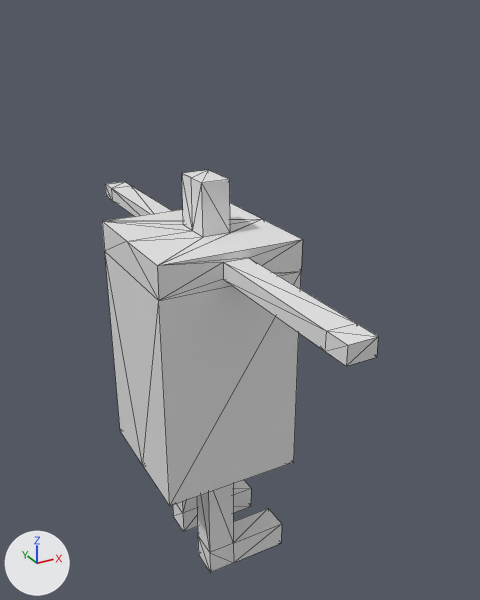
A saved change to the glTF model segundo_modelo.glb.
Before and after are seen from a camera (50 mm lens) standing at (-3.62, -7.74, 5.2) and looking at (0.56, -0.14, 1.4). Every picture has the same lights, and +X, +Y and +Z are marked at lower left. Mesh edges are drawn as thin lines. Vertices at the same position are counted once.
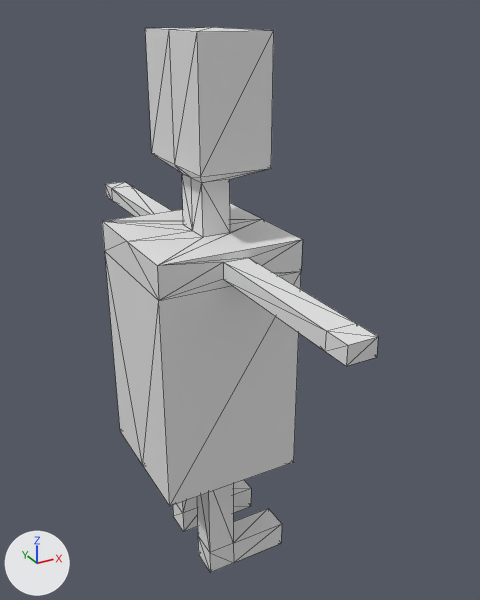
The change, as JSON lines over the scene's bpy script:
```json
{"block": "me_cube_001", "where": "# used by ob_cube; location = (0.0, 0.0, 0.0)"}
{"op": "remove", "block": "me_cube_001", "code": "me_cube_001.from_pydata(...)  # 83 vertices, 165 faces; spans x -1.0..1.01, y -3.47..3.47, z -2.81..3.2"}
{"op": "add", "block": "me_cube_001", "code": "me_cube_001.from_pydata(...)  # 93 vertices, 188 faces; spans x -1.0..1.01, y -3.47..3.47, z -2.81..4.97"}
{"block": "me_cube_001", "change": "me_cube_001 part 1"}
{"block": "me_cube_001", "change": "3 faces are deleted"}
{"block": "me_cube_001", "change": "5 vertices are added at (0.66, 0.76, 3.39), (-0.3, -0.76, 3.39), (0.66, -0.76, 3.39), (-0.3, 0.0, 3.39), (-0.3, 0.76, 3.39)"}
{"block": "me_cube_001", "change": "5 new vertices lie (0.0, 0.0, 1.58) away from vertices in x -0.3..0.66, y -0.76..0.76, z 3.39"}
{"block": "me_cube_001", "change": "26 new faces join them"}
```

Pixel boxes [x1, y1, x2, y2] of what changed, in the pictures (480 x 600 px):
```json
{"object": "Cube", "change": "reshaped", "before": [102, 170, 378, 573], "after": [102, 27, 378, 573], "on screen": "35% taller"}
{"part": 1, "of": "me_cube_001", "change": "built on", "before": [182, 170, 229, 183], "after": [145, 27, 274, 183]}
```
